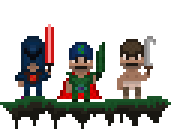
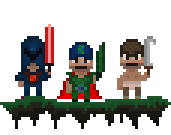
The second w=171, h=135 image is a revision of the first. Changes to its layers:
moved "Layer 2" above "Layer 6", painted on it over [15, 117, 159, 129]
renamed "Layer 5" to "Layer 6", hid it, painted on it over [15, 117, 159, 129]
